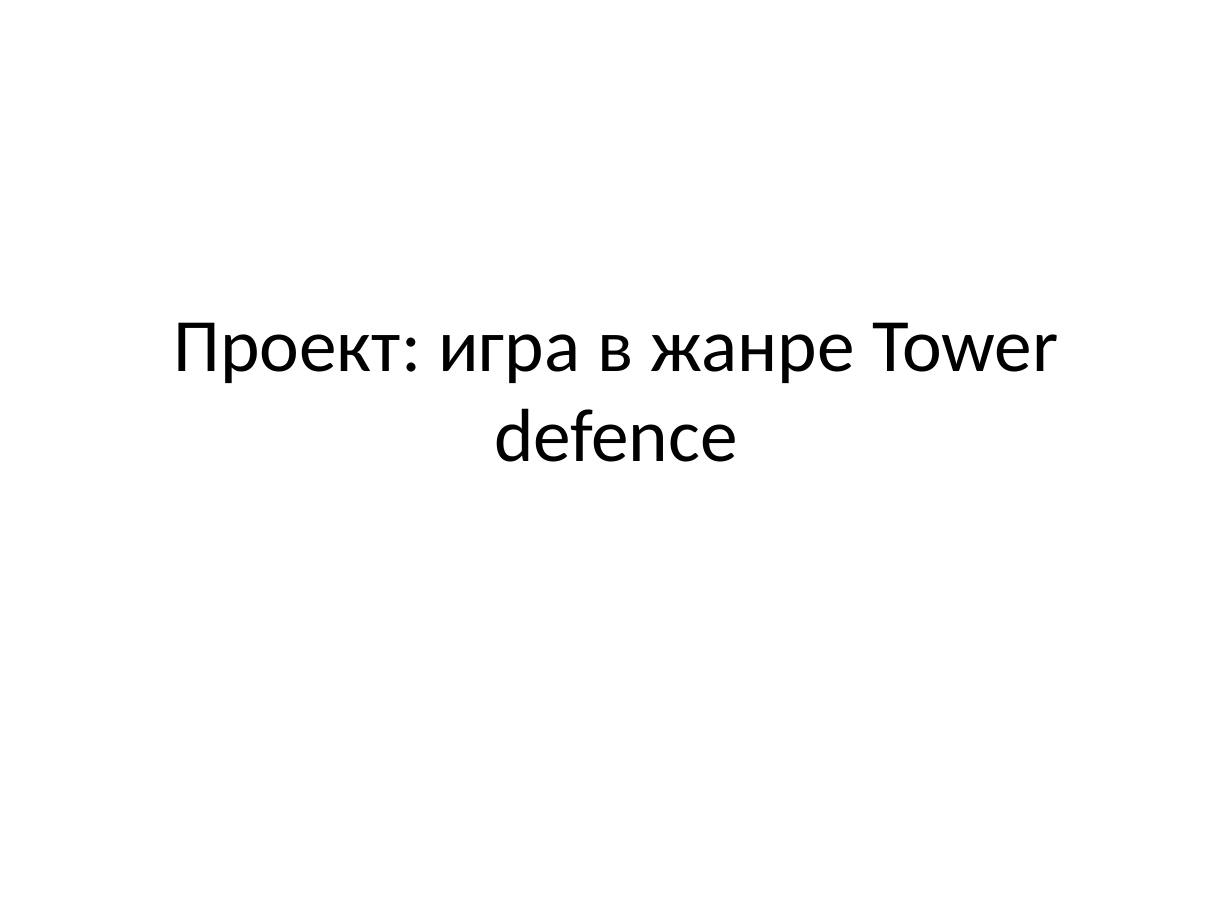
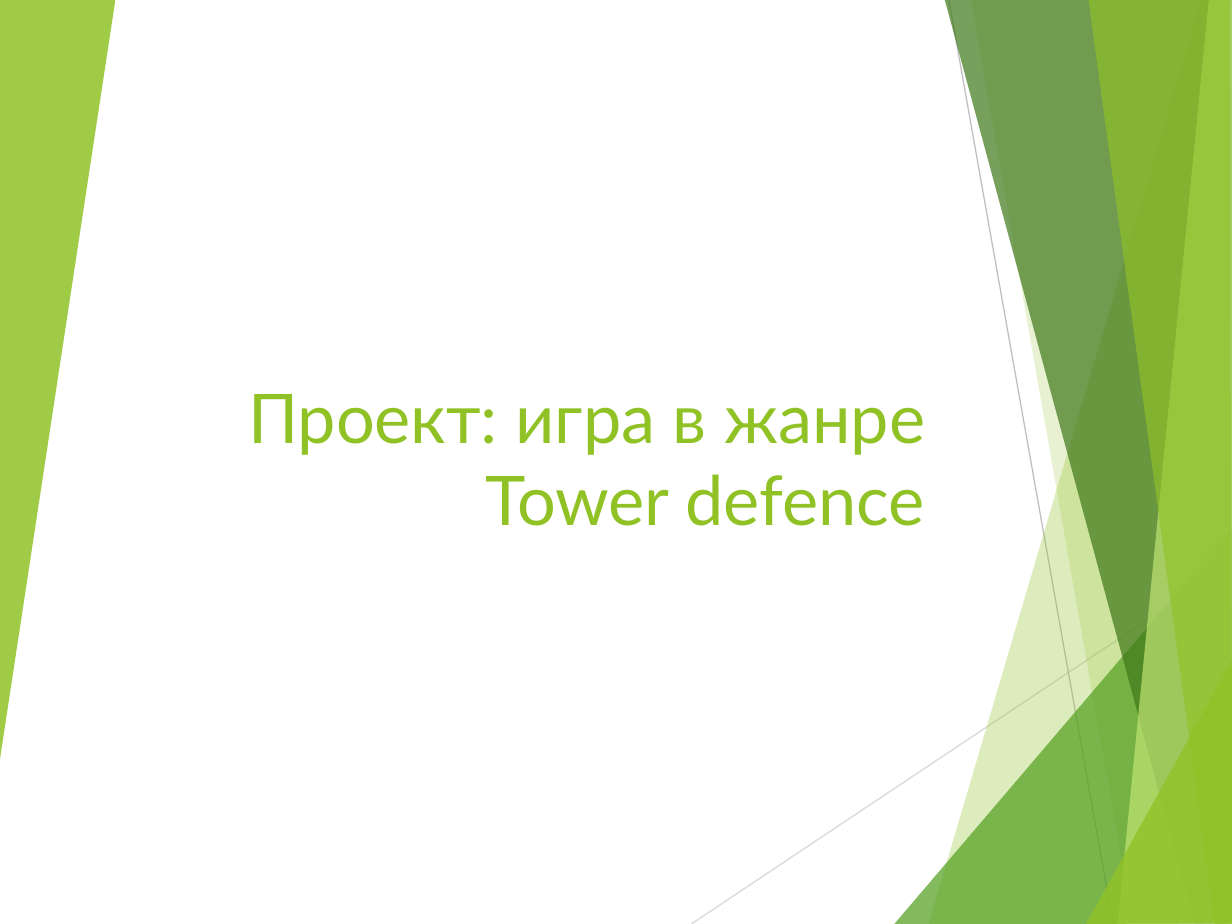
Before and after one commit to Mixaxa1/td-game-project, a slide deck: slide 1 of Презентация.pptx. Drawn at 1232x924 pixels with LibreOffice and Linux fonts; fonts in the diff are those of the drawing. Boxes give left, top, right and bottom in pixels: in the first picture for what was removed or moved away, otherwise in the second. Text is boxed around its words. In the diff, an @@ line names an element or a change of style, - is before the commit and + after.

```diff
--- a/Презентация.pptx
+++ b/Презентация.pptx
@@ group added at box(0, 0, 1232, 924): 8 freeform shapes, 2 lines @@
@@ title "Проект: игра в жанре Tower ...": place and size @@
-title "Проект: игра в жанре Tower ..." at box(173, 322, 1058, 462)
+title "Проект: игра в жанре Tower ..." at box(248, 394, 925, 526)
@@ title "Проект: игра в жанре Tower ..." at box(248, 394, 925, 526): size 44 to 40 pt, font Calibri to Lato, text colour #000000 to #90C226; alignment centre to right; vertical alignment middle to bottom @@
```
Also in this commit, not shown: 5 other slides changed, 2 slides added, 1 other file.
